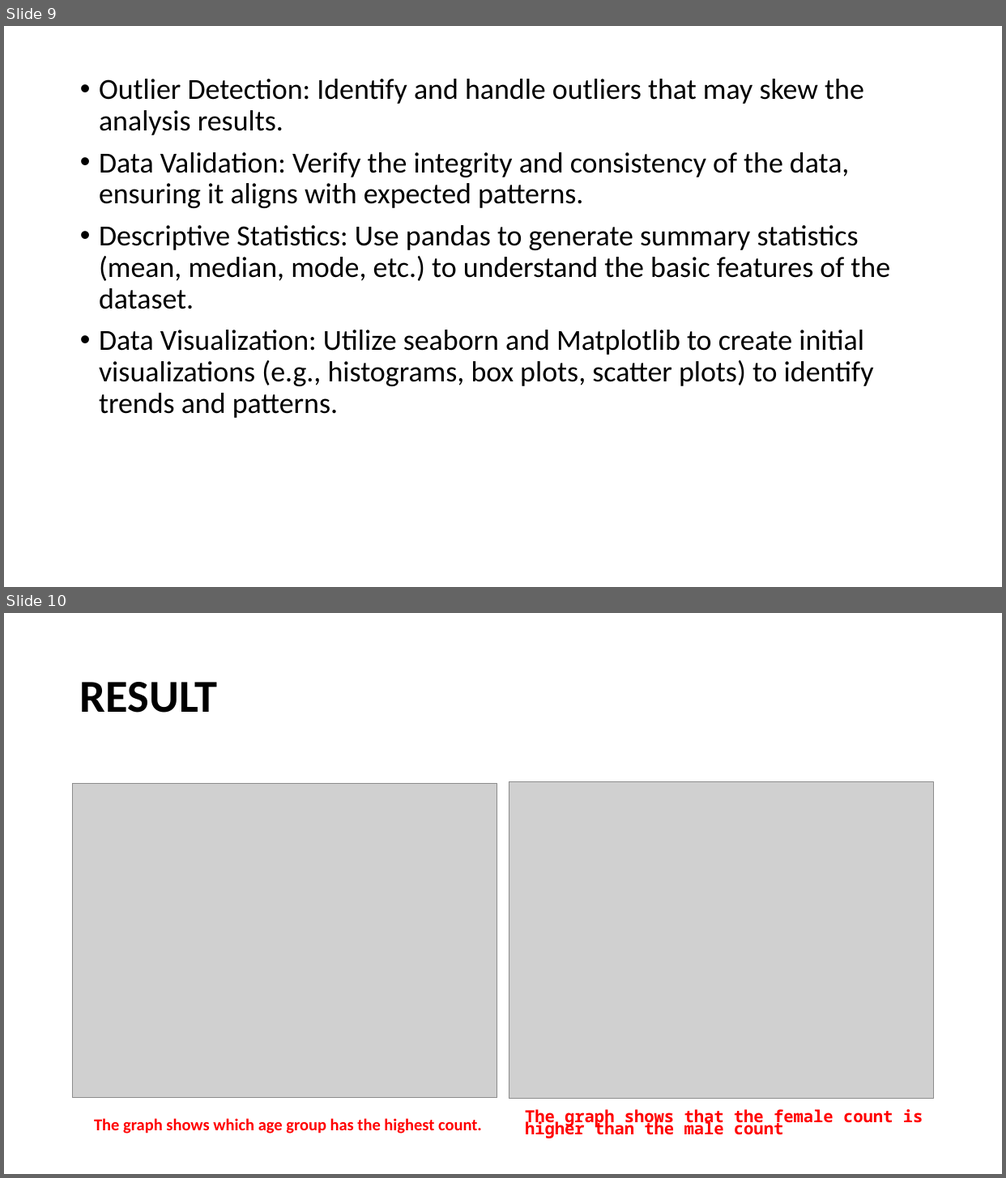
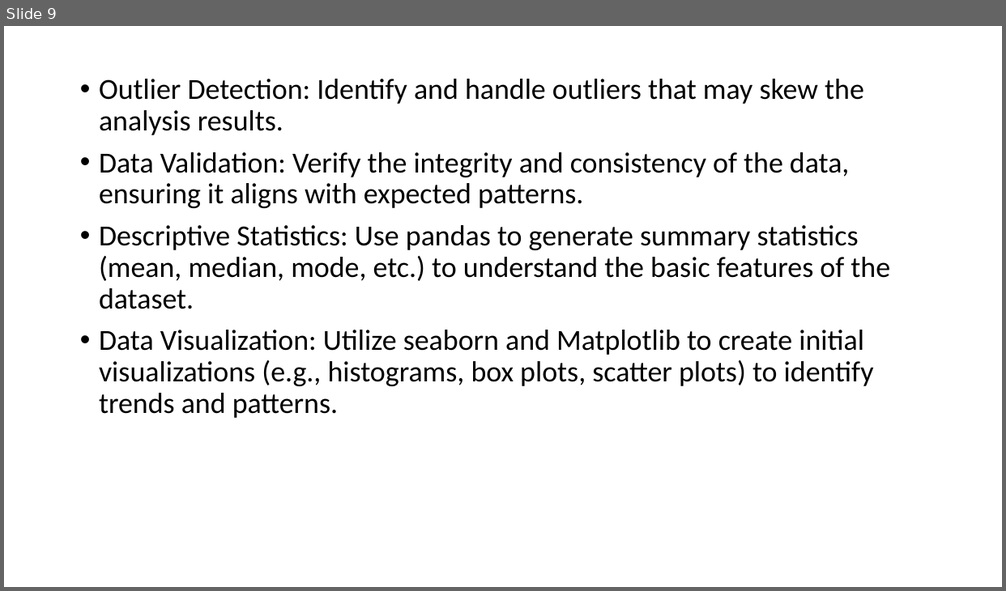
Before and after one commit to Josephvarghes/DataSciSalary_Predictor, a slide deck: PO.pptx. Shown one above the other, each under a label of ours: slides 9 and 10 before the commit, slide 9 after it. The pictures are 1006x1178 and 1006x591 pixels, drawn with LibreOffice and Linux fonts; fonts in the diff are those of the drawing; grey boxes stand for pictures. Boxes give left, top, right and bottom in pixels: in the first picture for what was removed or moved away, otherwise in the second. Text is boxed around its words. In the diff, an @@ line names an element or a change of style, - is before the commit and + after.

```diff
--- a/PO.pptx
+++ b/PO.pptx
@@ slide 10 removed at bbox=[4, 613, 1002, 1174], background #FFFFFF @@
@@ title removed at bbox=[80, 682, 218, 713] @@
-RESULT
@@ picture removed at bbox=[509, 782, 934, 1099] @@
@@ picture removed at bbox=[73, 783, 497, 1097] @@
@@ text removed at bbox=[94, 1118, 482, 1134] @@
-The graph shows which age group has the highest count.
@@ text removed at bbox=[525, 1110, 923, 1139] @@
-The graph shows that the female count is higher than the male count
```
Also in this commit, not shown: 6 slides changed, 1 slide added, 4 other files.
